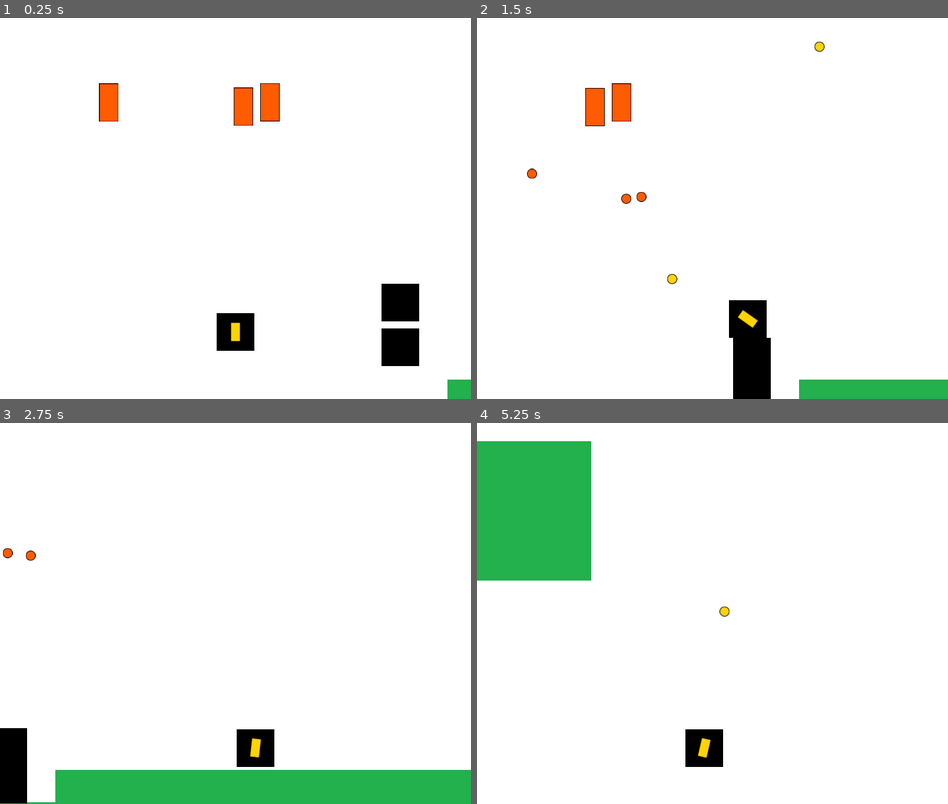
Above: before the commit, frames 1-4 (two rows, left to right).
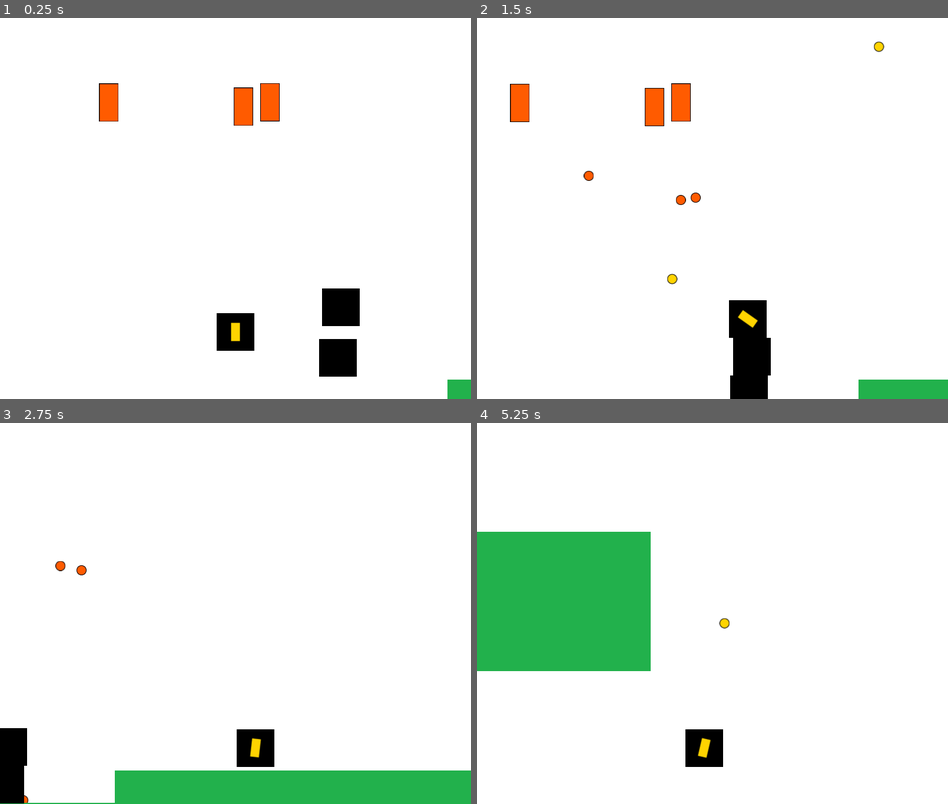
Above: after the commit, the same moments.

Repository: MateoGiuffra/entregas-ipv-giuffra-mateo
Game: Godot game, scene res://Main.tscn
Same seed, same stepped clock (60 frames per second), same inputs: the game is played once before the commit and once after it.
Inputs (mouse positions are in pixels of both pictures, inside the frame that each line leads up to):
- Up to frame 1 (0.25 s): no input
- Up to frame 2 (1.5 s): move the mouse to (816, 189) at 0.52 s; hold D (move_right) from 0.53 s (still down); click (816, 189) at 0.6 s; tap Space (jump) at 0.77 s; move the mouse to (618, 227) at 1.27 s; click (618, 227) at 1.35 s
- Up to frame 3 (2.75 s): tap Space (jump) at 1.52 s; move the mouse to (282, 529) at 2.02 s; release D (move_right) at 2.03 s; hold A (move_left) from 2.03 s (still down); click (282, 529) at 2.1 s
- Up to frame 4 (5.25 s): move the mouse to (688, 689) at 2.77 s; release A (move_left) at 2.78 s; hold D (move_right) 2.78-4.28 s; click (688, 689) at 2.85 s; tap Space (jump) at 3.02, 3.77, 4.52 s; move the mouse to (853, 670) at 3.52 s; click (853, 670) at 3.6 s; move the mouse to (571, 556) at 4.27 s; hold A (move_left) 4.28-5.03 s; click (571, 556) at 4.35 s; move the mouse to (736, 613) at 5.02 s; hold D (move_right) from 5.03 s (still down); click (736, 613) at 5.1 s

The runs differ from the first frame. In frame 1, 3.2% of the frame differs, in the area x 67-89%, y 69-95%; in frame 2, 3.2%; in frame 3, 1.5%; in frame 4, 16%, in the area x 0-54%, y 4-66%.

Commit message:
mejoro mapa

Diff:
--- a/entrega-3-mateo-giuffra/Main.tscn
+++ b/entrega-3-mateo-giuffra/Main.tscn
@@ -38,7 +38,7 @@
 position = Vector2(1161, 615)
 
 [node name="Obstacle" parent="." instance=ExtResource("7_lgr22")]
-position = Vector2(693, 423)
+position = Vector2(587, 441)
 
 [node name="Obstacle2" parent="." instance=ExtResource("7_lgr22")]
-position = Vector2(693, 347)
+position = Vector2(592, 355)
--- a/entrega-3-mateo-giuffra/entities/player/PlayerProjectile.tscn
+++ b/entrega-3-mateo-giuffra/entities/player/PlayerProjectile.tscn
@@ -1,7 +1,7 @@
-[gd_scene load_steps=3 format=2]
+[gd_scene load_steps=3 format=3 uid="uid://chjb1yl3keml8"]
 
-[ext_resource path="res://entities/Projectile.tscn" type="PackedScene" id=1]
-[ext_resource path="res://assets/textures/proyectile_player.png" type="Texture2D" id=2]
+[ext_resource type="PackedScene" uid="uid://bd4wy7t8g6njh" path="res://entities/Projectile.tscn" id="1"]
+[ext_resource type="Texture2D" uid="uid://bgwqma6wob4dw" path="res://assets/textures/proyectile_player.png" id="2"]
 
-[node name="PlayerProjectile" instance=ExtResource( 1 )]
-texture = ExtResource( 2 )
+[node name="PlayerProjectile" instance=ExtResource("1")]
+texture = ExtResource("2")
Not shown: 1 places in entrega-3-mateo-giuffra/entities/player/Player.tscn that only renumber resources
